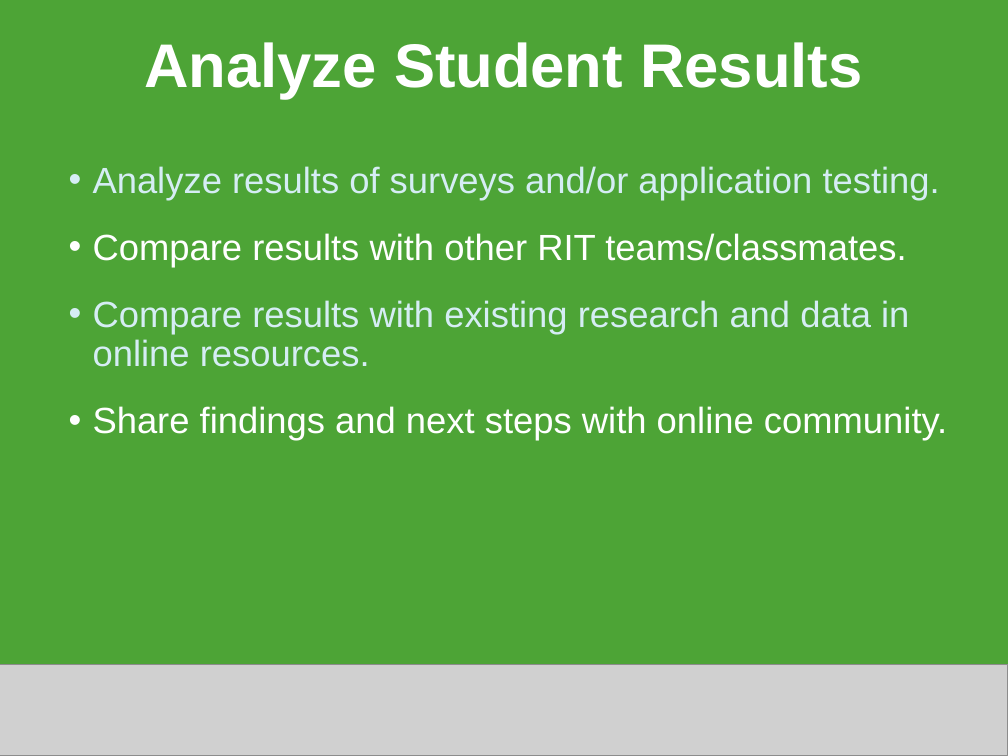
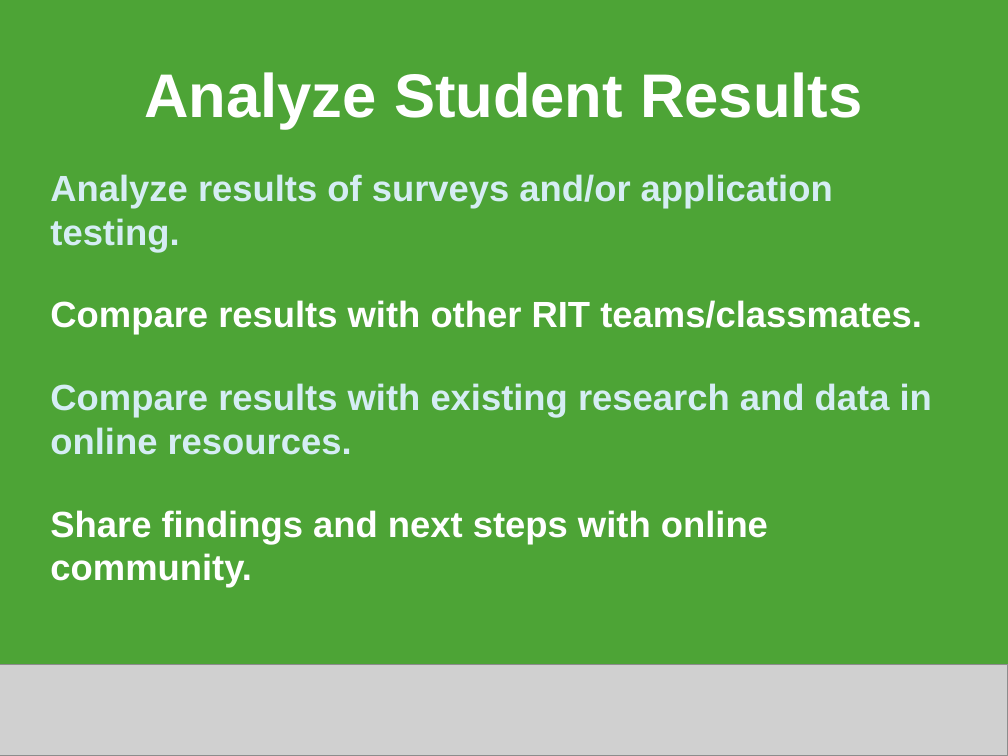
Before and after one commit to decause/hflossk, a slide deck: slide 15 of static/content/OLPCKidsB.ppt. Drawn at 1008x756 pixels with LibreOffice and Linux fonts; fonts in the diff are those of the drawing; grey boxes stand for pictures. Boxes give left, top, right and bottom in pixels: in the first picture for what was removed or moved away, otherwise in the second. Text is boxed around its words. In the diff, an @@ line names an element or a change of style, - is before the commit and + after.

```diff
--- a/static/content/OLPCKidsB.ppt
+++ b/static/content/OLPCKidsB.ppt
@@ title "Analyze Student Results": place and size @@
-title "Analyze Student Results" at [144,42,862,99]
+title "Analyze Student Results" at [144,72,862,129]
@@ subtitle "Analyze results of surveys and/or ...": place and size @@
-subtitle "Analyze results of surveys and/or ..." at [93,166,947,441]
+subtitle "Analyze results of surveys and/or ..." at [50,174,932,588]
@@ subtitle "Analyze results of surveys and/or ..." at [50,174,932,588]: bold on; bullet • to none; line spacing 0.9 to 1; more space between paragraphs; vertical alignment top to middle @@
```
Also in this commit, not shown: 16 other slides changed, 2 slides added, 3 slides removed.
